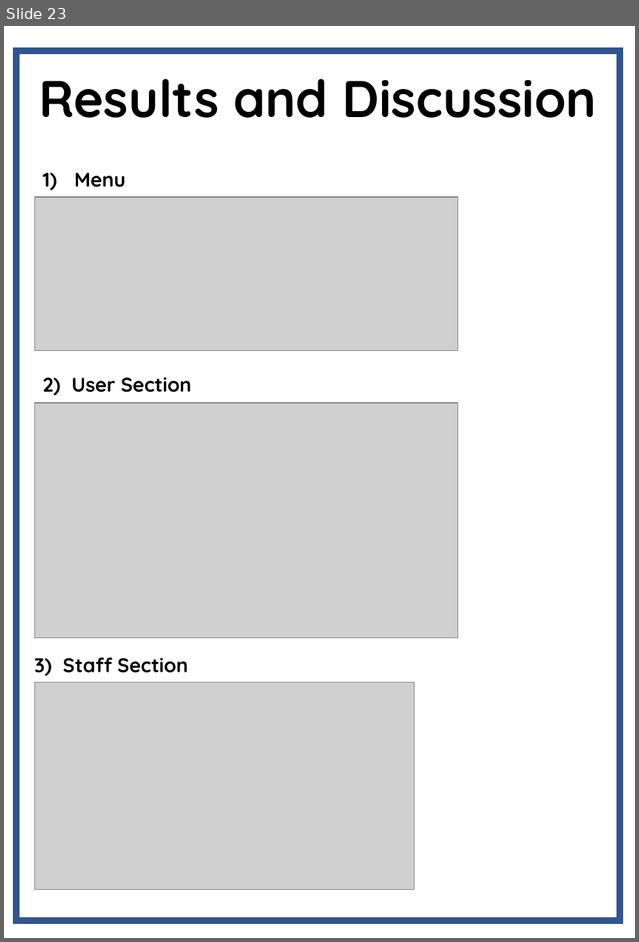
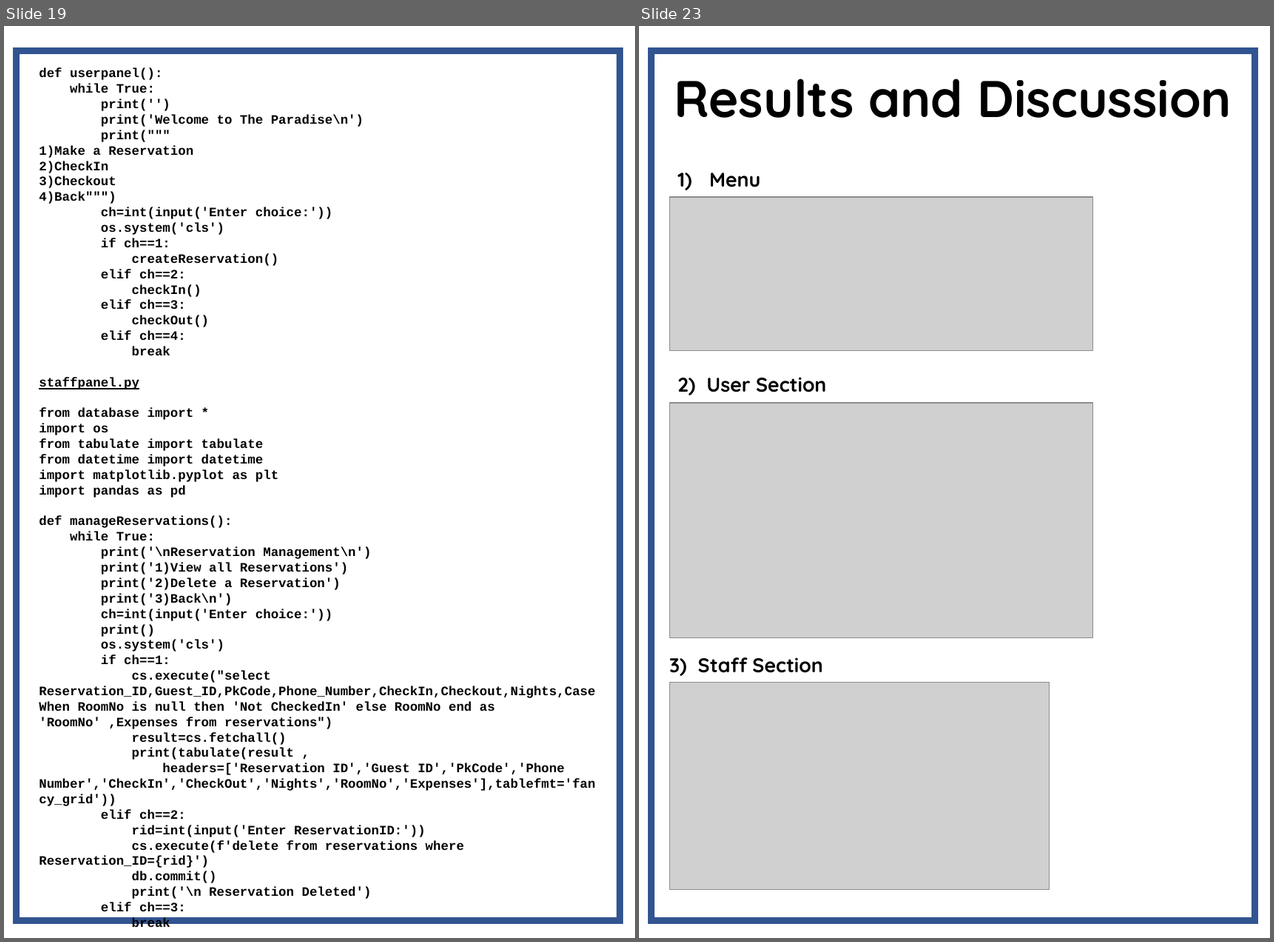
Before and after one commit to Agentgilspy/Hotel, a slide deck: Computer Project.pptx. Shown side by side, each under a label of ours: slide 23 before the commit, slides 19 and 23 after it; the slides between them are not shown. The pictures are 639x942 and 1274x942 pixels, drawn with LibreOffice and Linux fonts; fonts in the diff are those of the drawing; grey boxes stand for pictures. Boxes give left, top, right and bottom in pixels: in the first picture for what was removed or moved away, otherwise in the second. Text is boxed around its words. In the diff, an @@ line names an element or a change of style, - is before the commit and + after.

```diff
--- a/Computer Project.pptx
+++ b/Computer Project.pptx
@@ slide 19 added at (4, 26, 635, 938), background #FFFFFF @@
@@ rectangle added at (17, 50, 620, 920), outline #325491 6 pt @@
@@ text added at (39, 68, 595, 931), 11 pt, text #000000, bold @@
+def userpanel():
+while True:
+print('')
+print('Welcome to The Paradise\n')
+print("""
+1)Make a Reservation
+2)CheckIn
+3)Checkout
+4)Back""")
+ch=int(input('Enter choice:'))
+os.system('cls')
+if ch==1:
+createReservation()
+elif ch==2:
+checkIn()
+elif ch==3:
+checkOut()
+elif ch==4:
+break
+staffpanel.py
+from database import *
+import os
+from tabulate import tabulate
+from datetime import datetime
+import matplotlib.pyplot as plt
+import pandas as pd
+def manageReservations():
+while True:
+print('\nReservation Management\n')
+print('1)View all Reservations')
+print('2)Delete a Reservation')
+print('3)Back\n')
+ch=int(input('Enter choice:'))
+print()
+os.system('cls')
+if ch==1:
+cs.execute("select Reservation_ID,Guest_ID,PkCode,Phone_Number,CheckIn,Checkout,Nights,Case When RoomNo is null then 'Not CheckedIn' else RoomNo end as 'RoomNo' ,Expenses from reservations")
+result=cs.fetchall()
+print(tabulate(result ,
+headers=['Reservation ID','Guest ID','PkCode','Phone Number','CheckIn','CheckOut','Nights','RoomNo','Expenses'],tablefmt='fancy_grid'))
+elif ch==2:
+rid=int(input('Enter ReservationID:'))
+cs.execute(f'delete from reservations where Reservation_ID={rid}')
+db.commit()
+print('\n Reservation Deleted')
+elif ch==3:
+break
```
Also in this commit, not shown: 9 slides changed, 1 other slide added, 3 slides removed.
